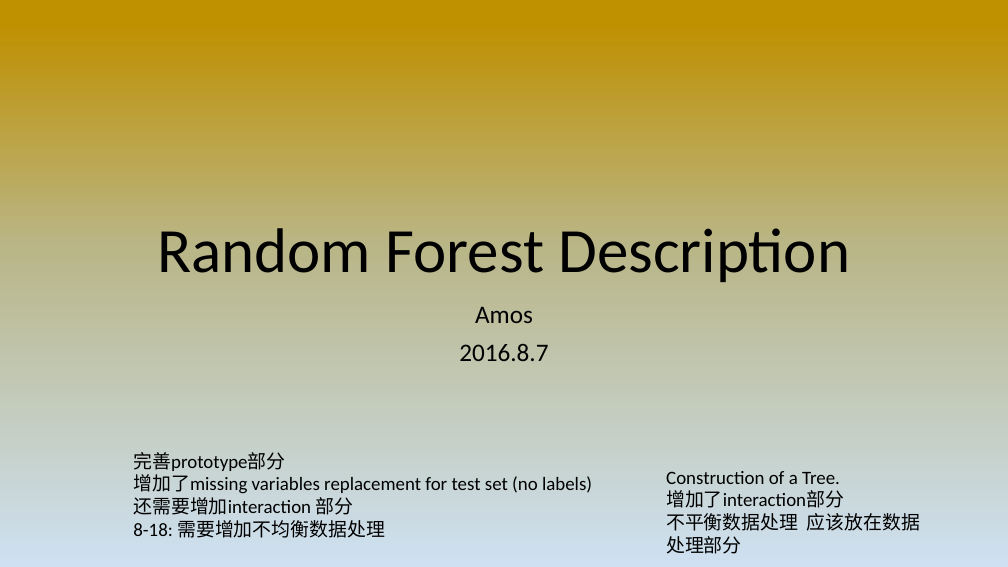
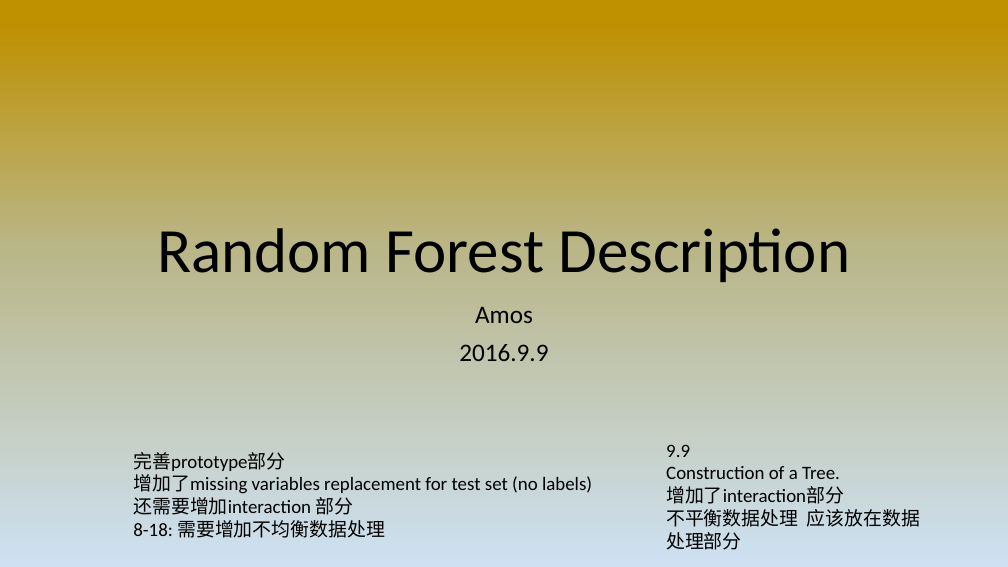
Before and after one commit to JinlongLi2016/ml-learning, a slide deck: slide 1 of RandomForest Description 16-9-7 final.pptx. Drawn at 1008x567 pixels with LibreOffice and Linux fonts; fonts in the diff are those of the drawing. Boxes give left, top, right and bottom in pixels: in the first picture for what was removed or moved away, otherwise in the second. Text is boxed around its words. In the diff, an @@ line names an element or a change of style, - is before the commit and + after.

```diff
--- a/RandomForest Description 16-9-7 final.pptx
+++ b/RandomForest Description 16-9-7 final.pptx
@@ subtitle at (459, 344, 548, 361): text changed @@
-2016.8.7
+2016.9.9
@@ text "9.9": place and size @@
-text "9.9" at (666, 471, 920, 554)
+text "9.9" at (666, 444, 920, 550)
@@ text at (666, 444, 690, 457): paragraph added @@
+9.9
```
Also in this commit, not shown: 1 other slide changed.
